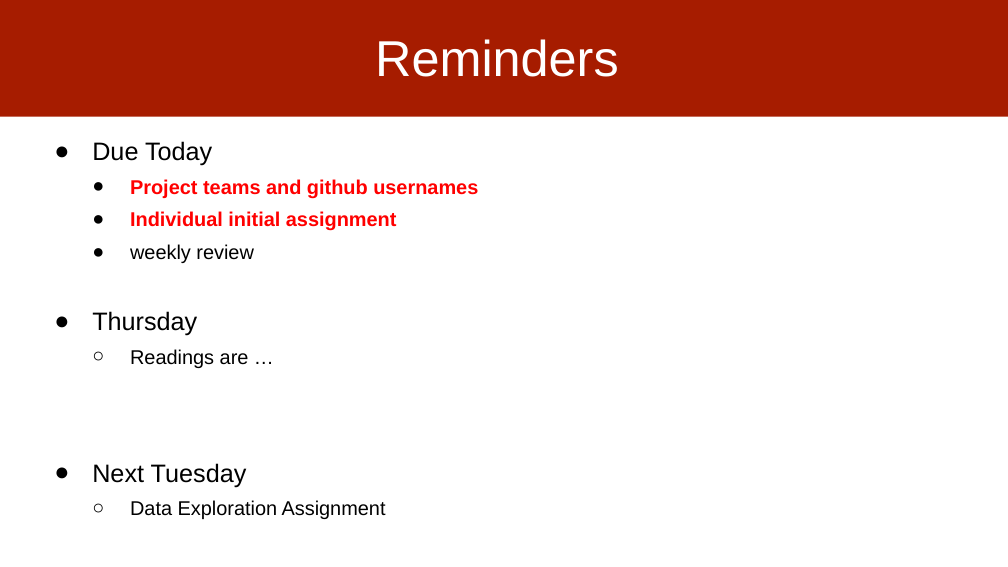
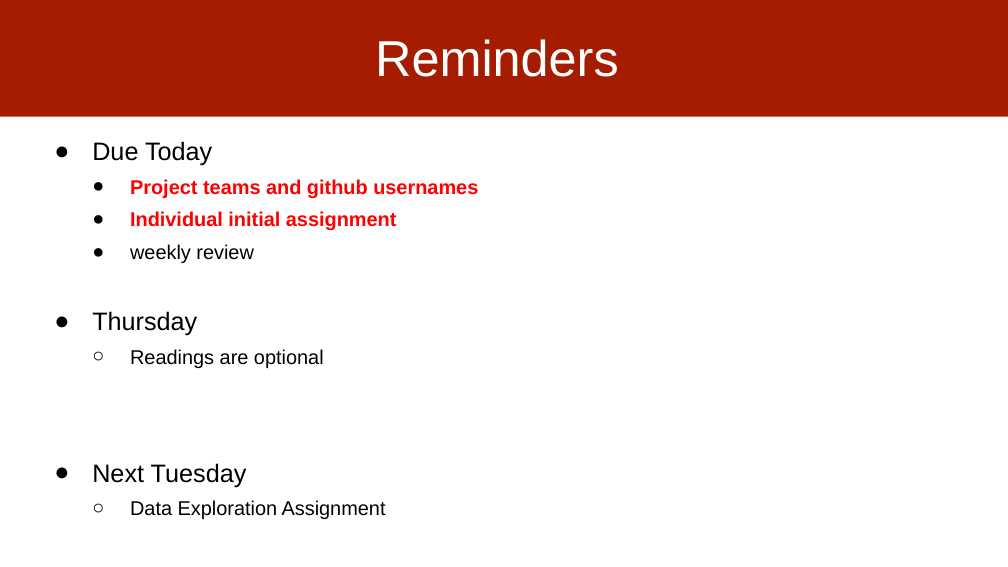
Before and after one commit to dssg/MLinPractice, a slide deck: slide 62 of Lectures/Lecture2-Scoping.pptx (slide 59 before the commit). Drawn at 1008x567 pixels with LibreOffice and Linux fonts; fonts in the diff are those of the drawing. Boxes give left, top, right and bottom in pixels: in the first picture for what was removed or moved away, otherwise in the second. Text is boxed around its words. In the diff, an @@ line names an element or a change of style, - is before the commit and + after.

```diff
--- a/Lectures/Lecture2-Scoping.pptx
+++ b/Lectures/Lecture2-Scoping.pptx
@@ text at (x1=130, y1=349, x2=324, y2=368): text changed @@
-  ○ Readings are …
+  ○ Readings are optional
```
Also in this commit, not shown: 9 other slides changed, 4 slides added, 1 slide removed, 1 other file.
